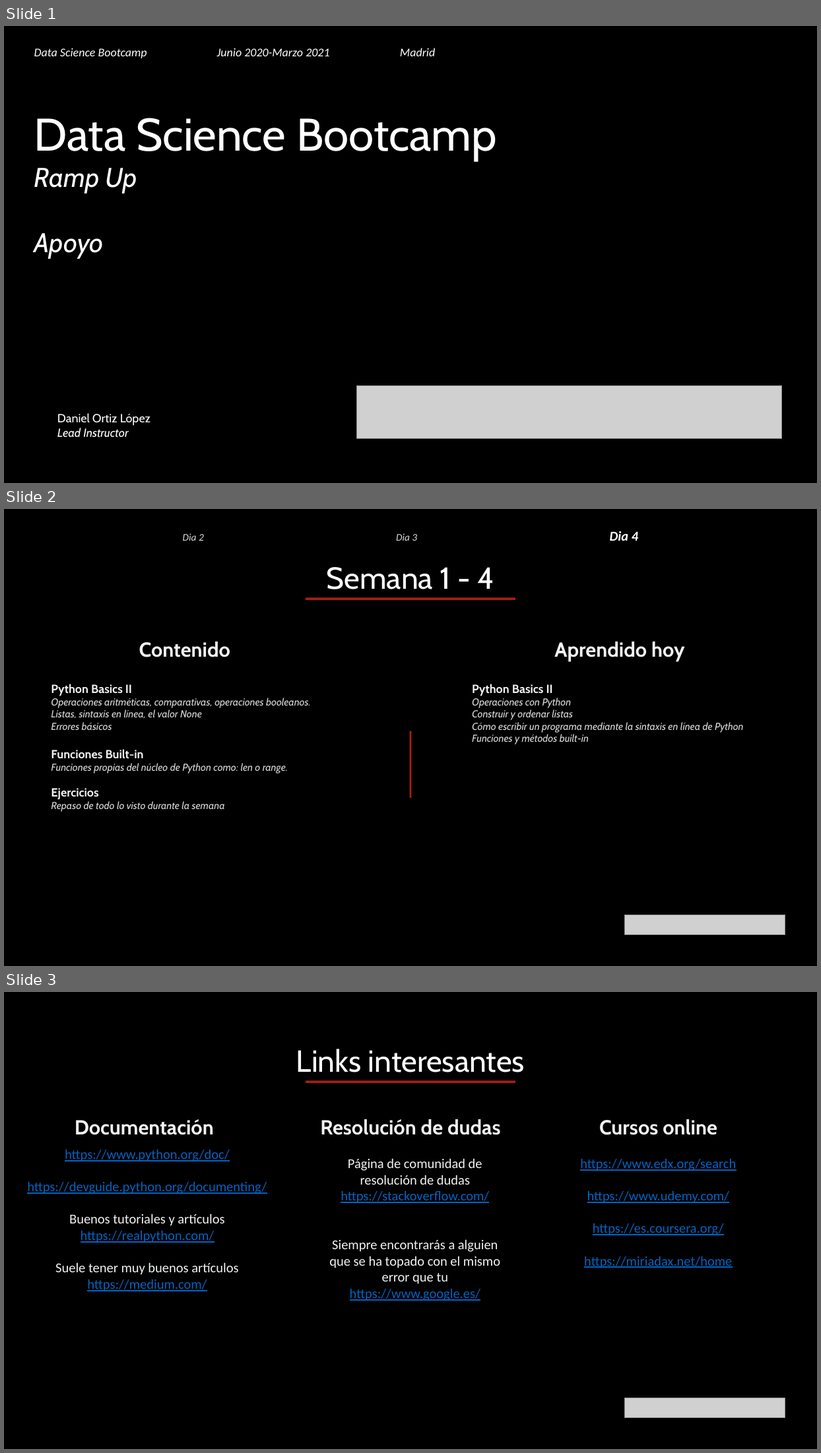
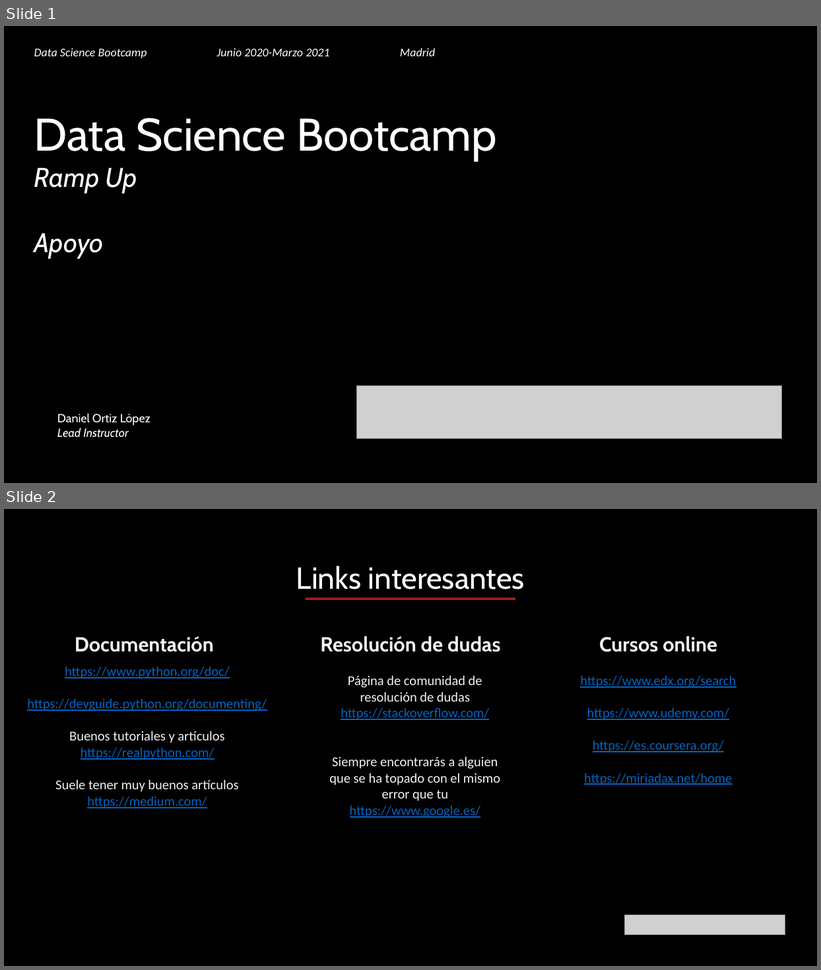
Before and after one commit to miriamdreyer/thebridge, a slide deck: 0_Ramp_Up/documentos/Data Science - Ramp Up - Apoyo.pptx. Shown one above the other, each under a label of ours: slides 1, 2 and 3 before the commit, slides 1 and 2 after it. The pictures are 821x1453 and 821x970 pixels, drawn with LibreOffice and Linux fonts; fonts in the diff are those of the drawing; grey boxes stand for pictures. Boxes give left, top, right and bottom in pixels: in the first picture for what was removed or moved away, otherwise in the second. Text is boxed around its words. In the diff, an @@ line names an element or a change of style, - is before the commit and + after.

```diff
--- a/0_Ramp_Up/documentos/Data Science - Ramp Up - Apoyo.pptx
+++ b/0_Ramp_Up/documentos/Data Science - Ramp Up - Apoyo.pptx
@@ slide 2 removed at bbox=[4, 509, 817, 966], background #000000 @@
@@ text removed at bbox=[183, 531, 629, 589] @@
-Dia 2 Dia 3 Dia 4
@@ title removed at bbox=[327, 567, 451, 590] @@
-Semana 1 - 4
@@ rectangle removed at bbox=[306, 597, 516, 600] @@
@@ text removed at bbox=[139, 642, 230, 657] @@
-Contenido
@@ text removed at bbox=[554, 642, 684, 661] @@
-Aprendido hoy
@@ text removed at bbox=[51, 684, 311, 812] @@
-Python Basics II
-Operaciones aritméticas, comparativas, operaciones booleanos.
-Listas, sintaxis en línea, el valor None
-Errores básicos
-Funciones Built-in
-Funciones propias del núcleo de Python como: len o range.
-Ejercicios
-Repaso de todo lo visto durante la semana
@@ text removed at bbox=[472, 684, 744, 745] @@
-Python Basics II
-Operaciones con Python
-Construir y ordenar listas
-Cómo escribir un programa mediante la sintaxis en línea de Python
-Funciones y métodos built-in
@@ rectangle removed at bbox=[410, 731, 412, 799] @@
@@ picture removed at bbox=[625, 916, 785, 935] @@
@@ what was slide 3 is now slide 2 @@
```
Also in this commit, not shown: 2 slides added, 3 other files.
